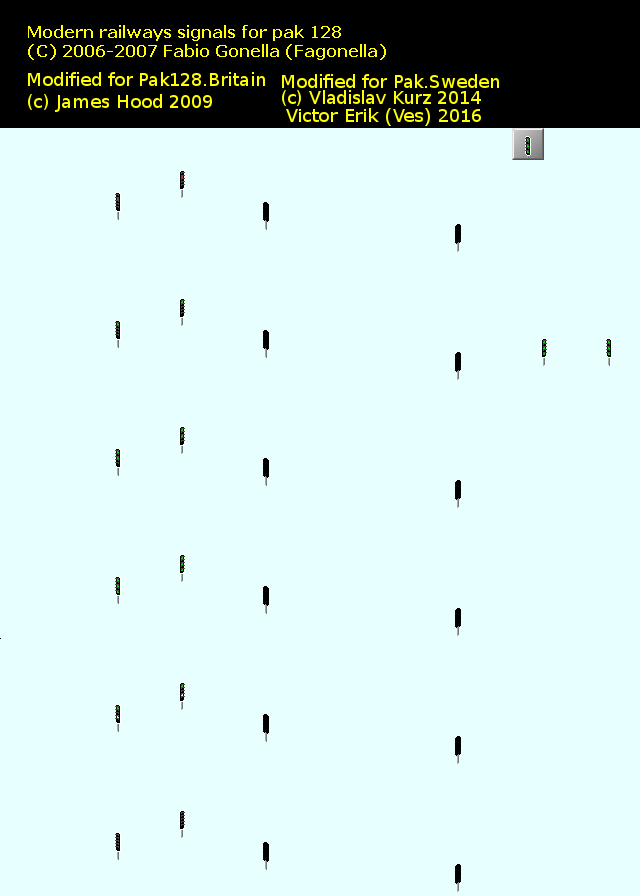
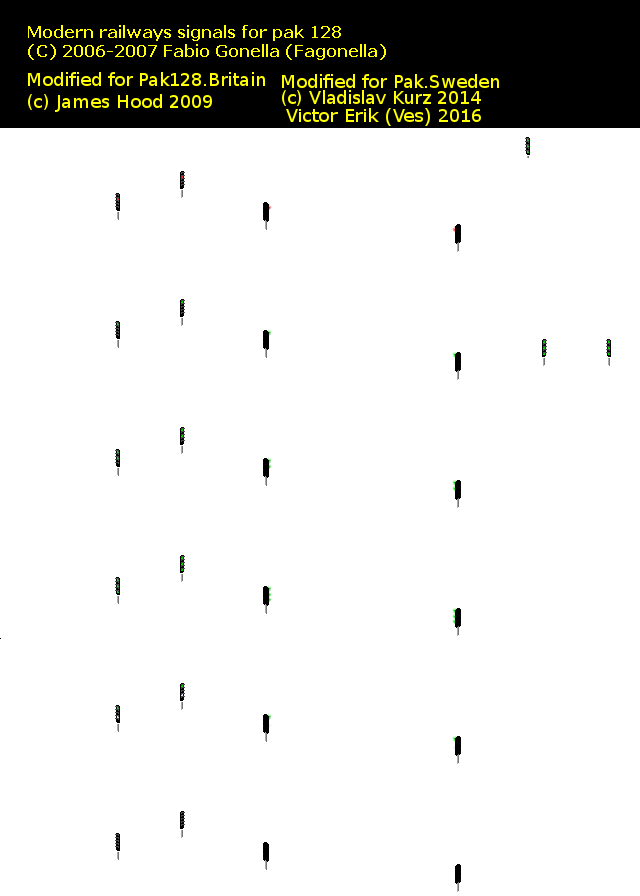
Layered file, before and after one edit (640px x 896px). Changes by layer:
added layer "Flare" above "Bakgrund" over [267, 204, 457, 750]
hid "Bakgrund" over [0, 128, 640, 896]
